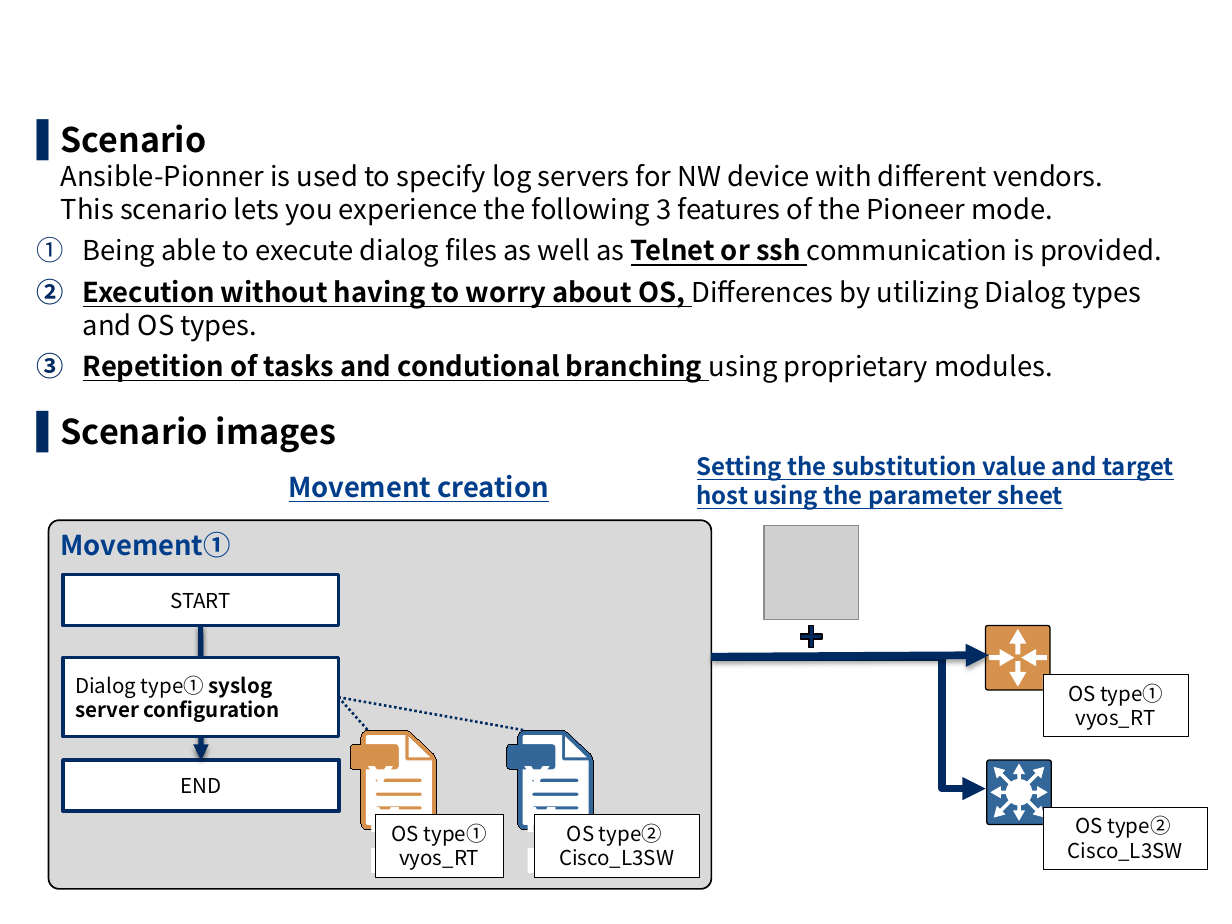
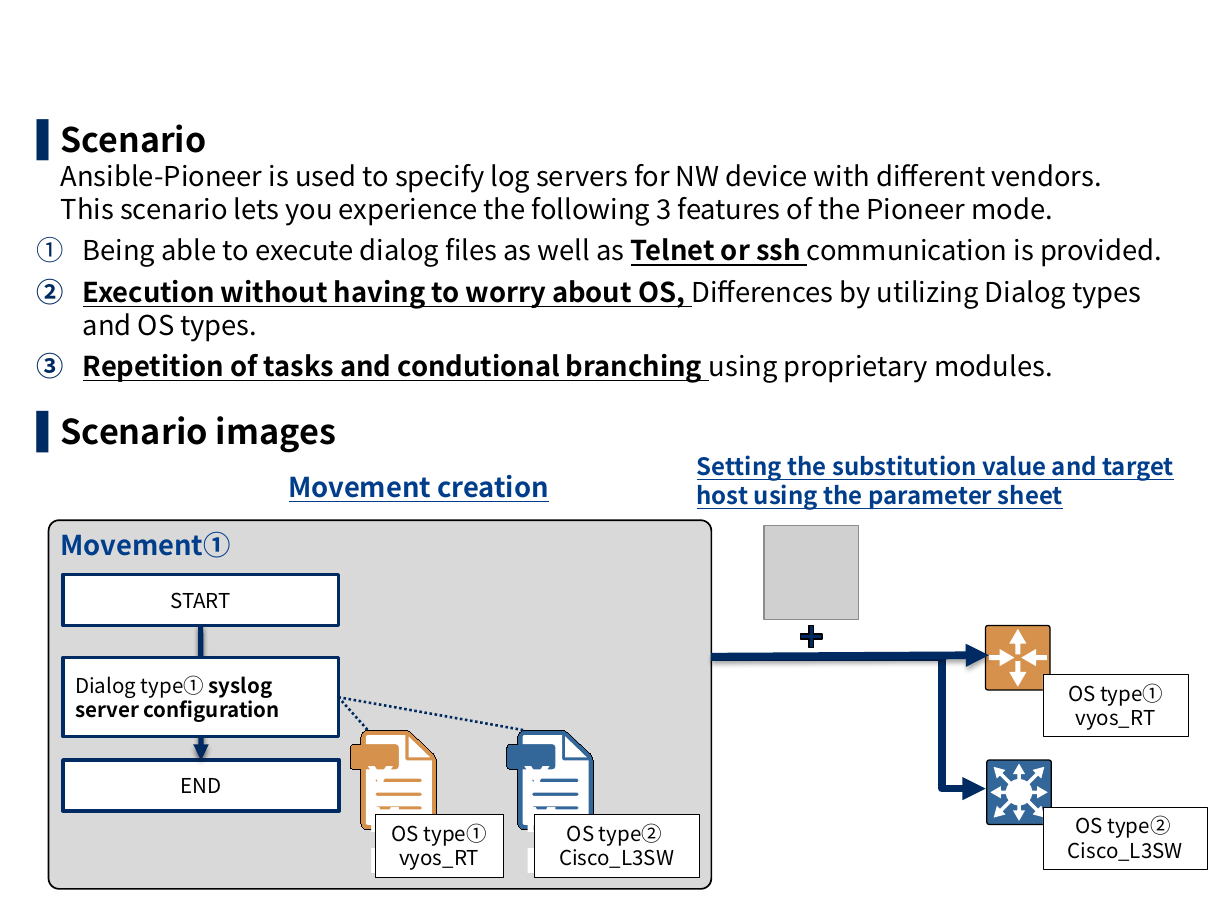
Before and after one commit to exastro-suite/it-automation-docs, a slide deck: slide 46 of asset/Learn/ITA-Ansible-Driver_en_practice.pptx. Drawn at 1232x924 pixels with LibreOffice and Linux fonts; fonts in the diff are those of the drawing; grey boxes stand for pictures; background and template pictures are left out. Boxes give left, top, right and bottom in pixels: in the first picture for what was removed or moved away, otherwise in the second. Text is boxed around its words. In the diff, an @@ line names an element or a change of style, - is before the commit and + after.

```diff
--- a/asset/Learn/ITA-Ansible-Driver_en_practice.pptx
+++ b/asset/Learn/ITA-Ansible-Driver_en_practice.pptx
@@ text at (61,124,1102,226): text changed @@
-▌ Scenario
-  Ansible-Pionner is used to specify log servers for NW device with different vendors.
-  This scenario lets you experience the following 3 features of the Pioneer mode.
+▌ Scenario
+  Ansible-Pioneer is used to specify log servers for NW device with different vendors.
+  This scenario lets you experience the following 3 features of the Pioneer mode.
```
Also in this commit, not shown: 30 other slides changed, 7 other files.
